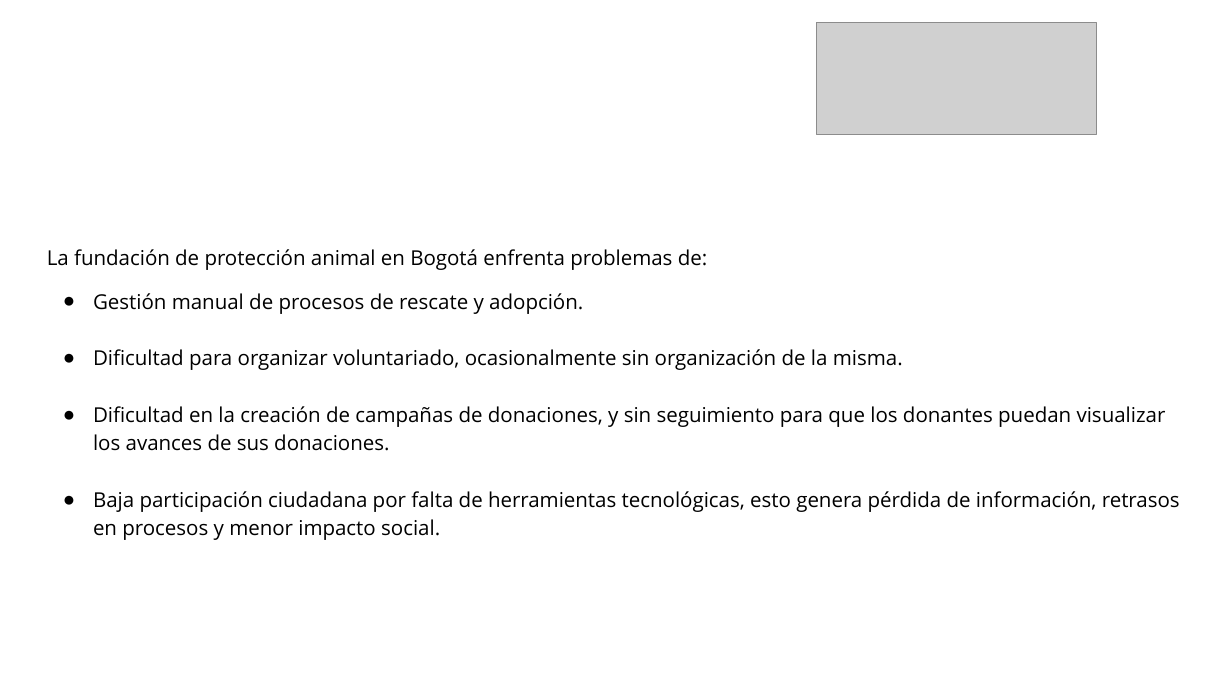
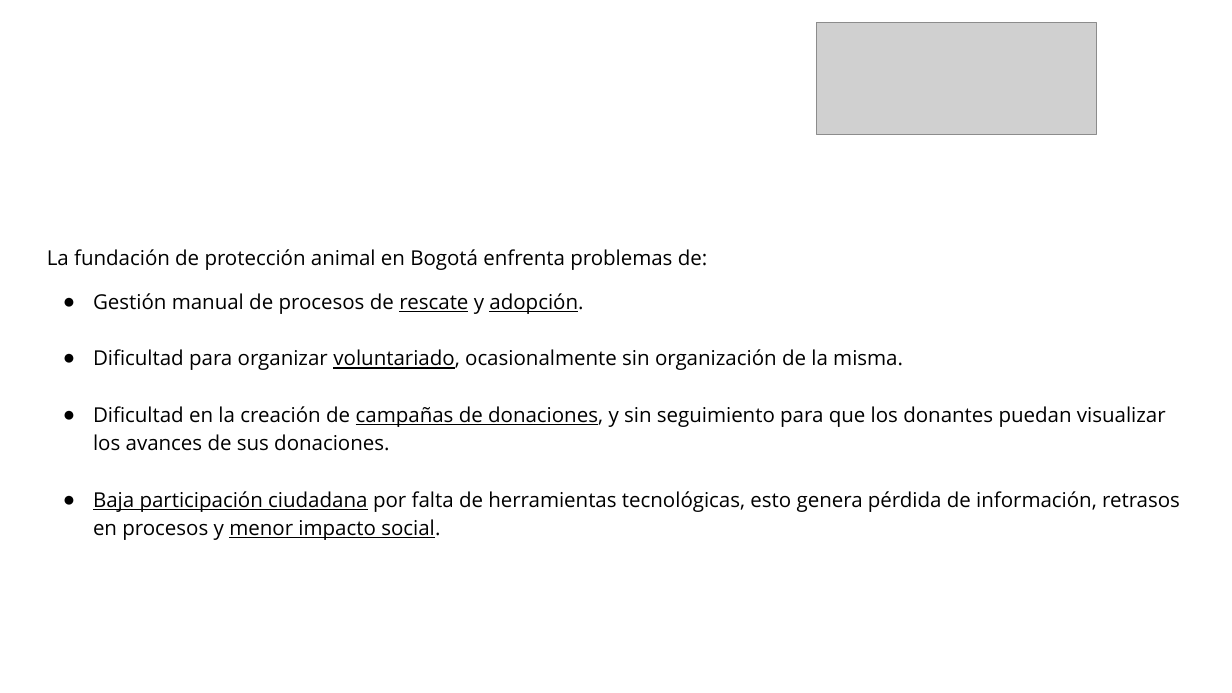
Before and after one commit to Pauland08/Proyecto-Zaap, a slide deck: slide 5 of _docs/trim_02/Contextualización Proyecto/3. Presentación del Proyecto.pptx. Drawn at 1232x693 pixels with LibreOffice and Linux fonts; fonts in the diff are those of the drawing; grey boxes stand for pictures; background and template pictures are left out. Boxes give left, top, right and bottom in pixels: in the first picture for what was removed or moved away, otherwise in the second. Text is boxed around its words. In the diff, an @@ line names an element or a change of style, - is before the commit and + after.

```diff
--- a/_docs/trim_02/Contextualización Proyecto/3. Presentación del Proyecto.pptx
+++ b/_docs/trim_02/Contextualización Proyecto/3. Presentación del Proyecto.pptx
@@ text at <box>93,293,1180,540</box>: underline on in "rescate adopción.", "voluntariado,", "campañas de donaciones,", "Baja participación ciudadana menor impacto social." @@
```
Also in this commit, not shown: 4 other slides changed, 13 other files.
